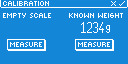
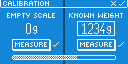
Layer changes from the first 128px x 64px image to the second:
added layer "calibration" (1st of 2) above "calibration" over [3,0,124,60]
hid "calibration" (2nd of 2), painted on it over [3,0,124,52]
painted on "background" over [63,0,65,64]
